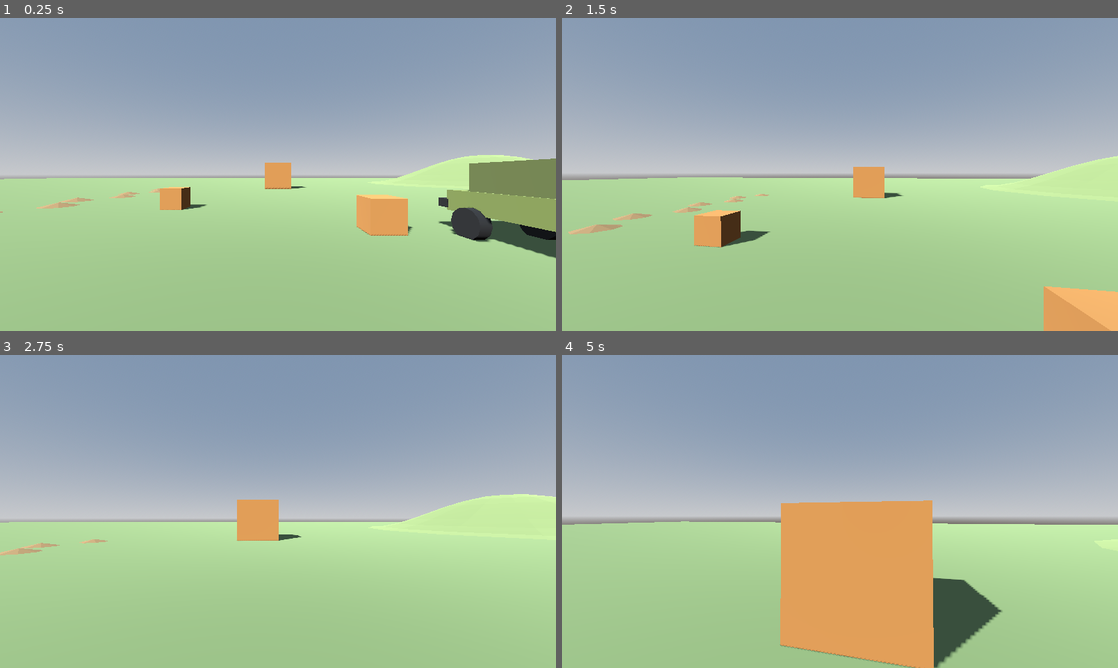
Above: before the commit, frames 1-4 (two rows, left to right).
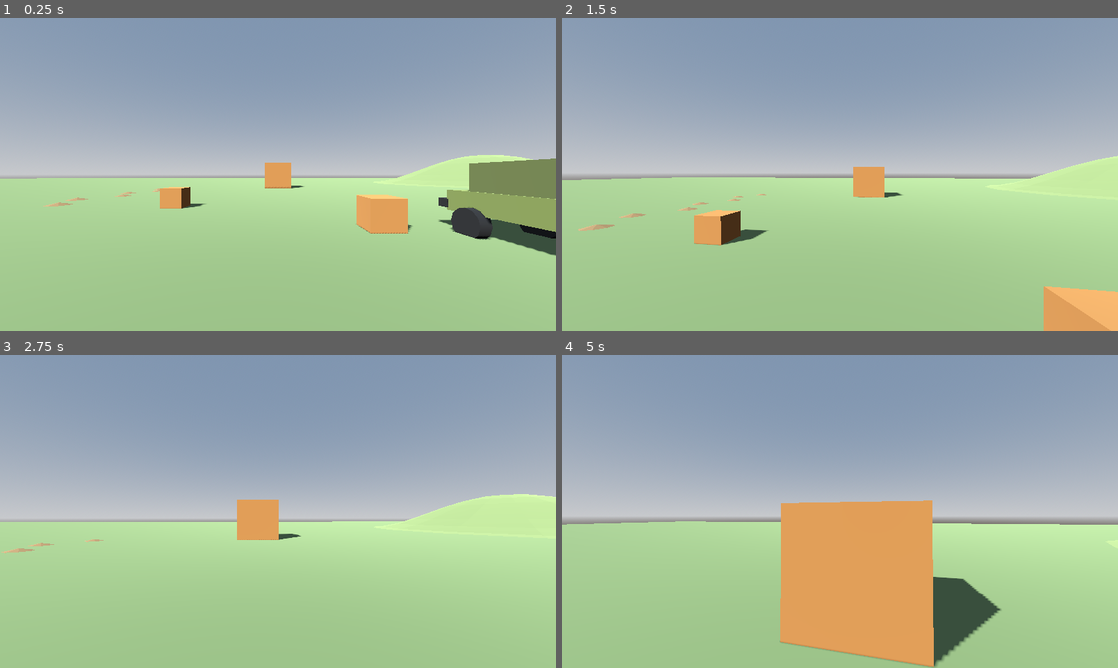
Above: after the commit, the same moments.

Repository: onukodesu/hands-on
Game: Godot game, scene res://scenes/main.tscn
The game is run twice, just before and just after one commit, with the same random seed, the same clock (stepped at 60 frames per second) and the same inputs.
Inputs (mouse positions are in pixels of both pictures, inside the frame that each line leads up to):
- Up to frame 1 (0.25 s): no input
- Up to frame 2 (1.5 s): move the mouse to (867, 174) at 0.52 s; hold W (move_forward) from 0.53 s (still down); tap 4 (gear_drive) at 0.6 s; tap Space (jump) at 0.77 s; move the mouse to (812, 174) at 1.27 s; tap 3 (gear_neutral) at 1.35 s
- Up to frame 3 (2.75 s): keep holding W (move_forward); tap Space (jump) at 1.52 s; move the mouse to (289, 505) at 2.02 s; tap 1 (gear_park) at 2.1 s
- Up to frame 4 (5 s): keep holding W (move_forward); move the mouse to (834, 517) at 2.77 s; tap E (interact) at 2.85 s; tap Space (jump) at 3.02, 3.77, 4.52 s; move the mouse to (878, 514) at 3.52 s; hold Shift (sprint) 3.53-4.28 s; move the mouse to (795, 508) at 4.27 s; tap 4 (gear_drive) at 4.35 s

The runs differ from the first frame. In frame 1, 0.6% of the frame differs, in the area x 0-100%, y 51-77%; in frame 2, 0.4%; in frame 3, 0.2%; in frame 4, 0.7%, in the area x 0-90%, y 53-100%.

Commit message:
Re-save main scene in Godot editor (node unique IDs, resource UIDs)
Co-Authored-By: Claude Opus 5.5 <noreply@anthropic.com>

Diff:
--- a/scenes/main.tscn
+++ b/scenes/main.tscn
@@ -1,9 +1,9 @@
-[gd_scene format=3]
+[gd_scene format=3 uid="uid://bq0vwyebsjjrr"]
 
 [ext_resource type="PackedScene" path="res://scenes/player/player.tscn" id="1_player"]
 [ext_resource type="PackedScene" path="res://scenes/props/crate.tscn" id="2_crate"]
 [ext_resource type="PackedScene" path="res://scenes/vehicles/offroad.tscn" id="3_offroad"]
-[ext_resource type="Script" path="res://scripts/world/mound.gd" id="4_mound"]
+[ext_resource type="Script" uid="uid://b12s7b3t3xgc5" path="res://scripts/world/mound.gd" id="4_mound"]
 
 [sub_resource type="ProceduralSkyMaterial" id="ProceduralSkyMaterial_sky"]
 
@@ -26,44 +26,45 @@
 [sub_resource type="BoxShape3D" id="BoxShape3D_ground"]
 size = Vector3(200, 1, 200)
 
-[node name="Main" type="Node3D"]
+[node name="Main" type="Node3D" unique_id=1184240195]
 
-[node name="WorldEnvironment" type="WorldEnvironment" parent="."]
+[node name="WorldEnvironment" type="WorldEnvironment" parent="." unique_id=1632810078]
 environment = SubResource("Environment_main")
 
-[node name="Sun" type="DirectionalLight3D" parent="."]
+[node name="Sun" type="DirectionalLight3D" parent="." unique_id=1204173546]
 transform = Transform3D(0.866, 0, -0.5, 0.354, 0.707, 0.612, 0.354, -0.707, 0.612, 0, 10, 0)
 shadow_enabled = true
 
-[node name="Ground" type="StaticBody3D" parent="."]
+[node name="Ground" type="StaticBody3D" parent="." unique_id=1941436086]
 transform = Transform3D(1, 0, 0, 0, 1, 0, 0, 0, 1, 0, -0.5, 0)
 
-[node name="Mesh" type="MeshInstance3D" parent="Ground"]
+[node name="Mesh" type="MeshInstance3D" parent="Ground" unique_id=1742503147]
+transform = Transform3D(1, 0, 0, 0, 1, 0, 0, 0, 1, -0.02903366, 0.064545155, -0.02969718)
 mesh = SubResource("BoxMesh_ground")
 
-[node name="Collision" type="CollisionShape3D" parent="Ground"]
+[node name="Collision" type="CollisionShape3D" parent="Ground" unique_id=1056855728]
 shape = SubResource("BoxShape3D_ground")
 
-[node name="Landmarks" type="Node3D" parent="."]
+[node name="Landmarks" type="Node3D" parent="." unique_id=1505674736]
 
-[node name="Crate1" parent="Landmarks" instance=ExtResource("2_crate")]
+[node name="Crate1" parent="Landmarks" unique_id=1680883991 instance=ExtResource("2_crate")]
 transform = Transform3D(1, 0, 0, 0, 1, 0, 0, 0, 1, 3, 0, -6)
 
-[node name="Crate2" parent="Landmarks" instance=ExtResource("2_crate")]
+[node name="Crate2" parent="Landmarks" unique_id=2057377565 instance=ExtResource("2_crate")]
 transform = Transform3D(1, 0, 0, 0, 1, 0, 0, 0, 1, -5, 0, -10)
 
-[node name="Crate3" parent="Landmarks" instance=ExtResource("2_crate")]
+[node name="Crate3" parent="Landmarks" unique_id=1398083131 instance=ExtResource("2_crate")]
 transform = Transform3D(2, 0, 0, 0, 2, 0, 0, 0, 2, 10, 0, 4)
 
-[node name="Crate4" parent="Landmarks" instance=ExtResource("2_crate")]
+[node name="Crate4" parent="Landmarks" unique_id=1412791985 instance=ExtResource("2_crate")]
 transform = Transform3D(1, 0, 0, 0, 1, 0, 0, 0, 1, -8, 0, 6)
 
-[node name="Crate5" parent="Landmarks" instance=ExtResource("2_crate")]
+[node name="Crate5" parent="Landmarks" unique_id=1677934060 instance=ExtResource("2_crate")]
 transform = Transform3D(3, 0, 0, 0, 3, 0, 0, 0, 3, 0, 0, -25)
 
-[node name="Terrain" type="Node3D" parent="."]
+[node name="Terrain" type="Node3D" parent="." unique_id=946936238]
 
-[node name="BigHill" type="StaticBody3D" parent="Terrain"]
+[node name="BigHill" type="StaticBody3D" parent="Terrain" unique_id=2002057806]
 transform = Transform3D(1, 0, 0, 0, 1, 0, 0, 0, 1, 35, 0, -35)
 script = ExtResource("4_mound")
 radius = 18.0
@@ -71,7 +72,7 @@
 rings = 8
 segments = 16
 
-[node name="Hill" type="StaticBody3D" parent="Terrain"]
+[node name="Hill" type="StaticBody3D" parent="Terrain" unique_id=389163464]
 transform = Transform3D(1, 0, 0, 0, 1, 0, 0, 0, 1, -35, 0, 15)
 script = ExtResource("4_mound")
 radius = 12.0
@@ -79,24 +80,21 @@
 rings = 7
 segments = 14
 
-[node name="Mound1" type="StaticBody3D" parent="Terrain"]
+[node name="Mound1" type="StaticBody3D" parent="Terrain" unique_id=1663039281]
 transform = Transform3D(1, 0, 0, 0, 1, 0, 0, 0, 1, 18, 0, 25)
 script = ExtResource("4_mound")
 radius = 6.0
 height = 1.2
 rings = 5
-segments = 12
 
-[node name="Mound2" type="StaticBody3D" parent="Terrain"]
+[node name="Mound2" type="StaticBody3D" parent="Terrain" unique_id=2074945684]
 transform = Transform3D(1, 0, 0, 0, 1, 0, 0, 0, 1, -18, 0, 38)
 script = ExtResource("4_mound")
-radius = 5.0
 height = 1.5
 rings = 5
-segments = 12
 
-[node name="Bump1" type="StaticBody3D" parent="Terrain"]
-transform = Transform3D(1, 0, 0, 0, 1, 0, 0, 0, 1, -12.6, 0, -4.0)
+[node name="Bump1" type="StaticBody3D" parent="Terrain" unique_id=1910788019]
+transform = Transform3D(1, 0, 0, 0, 1, 0, 0, 0, 1, -12.6, 0, -4)
 script = ExtResource("4_mound")
 radius = 0.8
 height = 0.2
@@ -104,7 +102,7 @@
 segments = 8
 color = Color(0.45, 0.36, 0.24, 1)
 
-[node name="Bump2" type="StaticBody3D" parent="Terrain"]
+[node name="Bump2" type="StaticBody3D" parent="Terrain" unique_id=201930369]
 transform = Transform3D(1, 0, 0, 0, 1, 0, 0, 0, 1, -11.4, 0, -6.2)
 script = ExtResource("4_mound")
 radius = 0.8
@@ -113,7 +111,7 @@
 segments = 8
 color = Color(0.45, 0.36, 0.24, 1)
 
-[node name="Bump3" type="StaticBody3D" parent="Terrain"]
+[node name="Bump3" type="StaticBody3D" parent="Terrain" unique_id=756404346]
 transform = Transform3D(1, 0, 0, 0, 1, 0, 0, 0, 1, -12.6, 0, -8.4)
 script = ExtResource("4_mound")
 radius = 0.8
@@ -122,7 +120,7 @@
 segments = 8
 color = Color(0.45, 0.36, 0.24, 1)
 
-[node name="Bump4" type="StaticBody3D" parent="Terrain"]
+[node name="Bump4" type="StaticBody3D" parent="Terrain" unique_id=1503282251]
 transform = Transform3D(1, 0, 0, 0, 1, 0, 0, 0, 1, -11.4, 0, -10.6)
 script = ExtResource("4_mound")
 radius = 0.8
@@ -131,7 +129,7 @@
 segments = 8
 color = Color(0.45, 0.36, 0.24, 1)
 
-[node name="Bump5" type="StaticBody3D" parent="Terrain"]
+[node name="Bump5" type="StaticBody3D" parent="Terrain" unique_id=536909247]
 transform = Transform3D(1, 0, 0, 0, 1, 0, 0, 0, 1, -12.6, 0, -12.8)
 script = ExtResource("4_mound")
 radius = 0.8
@@ -140,8 +138,8 @@
 segments = 8
 color = Color(0.45, 0.36, 0.24, 1)
 
-[node name="Bump6" type="StaticBody3D" parent="Terrain"]
-transform = Transform3D(1, 0, 0, 0, 1, 0, 0, 0, 1, -11.4, 0, -15.0)
+[node name="Bump6" type="StaticBody3D" parent="Terrain" unique_id=1782547061]
+transform = Transform3D(1, 0, 0, 0, 1, 0, 0, 0, 1, -11.4, 0, -15)
 script = ExtResource("4_mound")
 radius = 0.8
 height = 0.2
@@ -149,7 +147,7 @@
 segments = 8
 color = Color(0.45, 0.36, 0.24, 1)
 
-[node name="Bump7" type="StaticBody3D" parent="Terrain"]
+[node name="Bump7" type="StaticBody3D" parent="Terrain" unique_id=919232934]
 transform = Transform3D(1, 0, 0, 0, 1, 0, 0, 0, 1, -12.6, 0, -17.2)
 script = ExtResource("4_mound")
 radius = 0.8
@@ -158,7 +156,7 @@
 segments = 8
 color = Color(0.45, 0.36, 0.24, 1)
 
-[node name="Bump8" type="StaticBody3D" parent="Terrain"]
+[node name="Bump8" type="StaticBody3D" parent="Terrain" unique_id=428504726]
 transform = Transform3D(1, 0, 0, 0, 1, 0, 0, 0, 1, -11.4, 0, -19.4)
 script = ExtResource("4_mound")
 radius = 0.8
@@ -167,7 +165,7 @@
 segments = 8
 color = Color(0.45, 0.36, 0.24, 1)
 
-[node name="Bump9" type="StaticBody3D" parent="Terrain"]
+[node name="Bump9" type="StaticBody3D" parent="Terrain" unique_id=560797626]
 transform = Transform3D(1, 0, 0, 0, 1, 0, 0, 0, 1, -12.6, 0, -21.6)
 script = ExtResource("4_mound")
 radius = 0.8
@@ -176,7 +174,7 @@
 segments = 8
 color = Color(0.45, 0.36, 0.24, 1)
 
-[node name="Bump10" type="StaticBody3D" parent="Terrain"]
+[node name="Bump10" type="StaticBody3D" parent="Terrain" unique_id=1235616384]
 transform = Transform3D(1, 0, 0, 0, 1, 0, 0, 0, 1, -11.4, 0, -23.8)
 script = ExtResource("4_mound")
 radius = 0.8
@@ -185,7 +183,7 @@
 segments = 8
 color = Color(0.45, 0.36, 0.24, 1)
 
-[node name="Offroad" parent="." instance=ExtResource("3_offroad")]
+[node name="Offroad" parent="." unique_id=133053612 instance=ExtResource("3_offroad")]
 transform = Transform3D(1, 0, 0, 0, 1, 0, 0, 0, 1, 6, 1, -4)
 
-[node name="Player" parent="." instance=ExtResource("1_player")]
+[node name="Player" parent="." unique_id=206710337 instance=ExtResource("1_player")]
